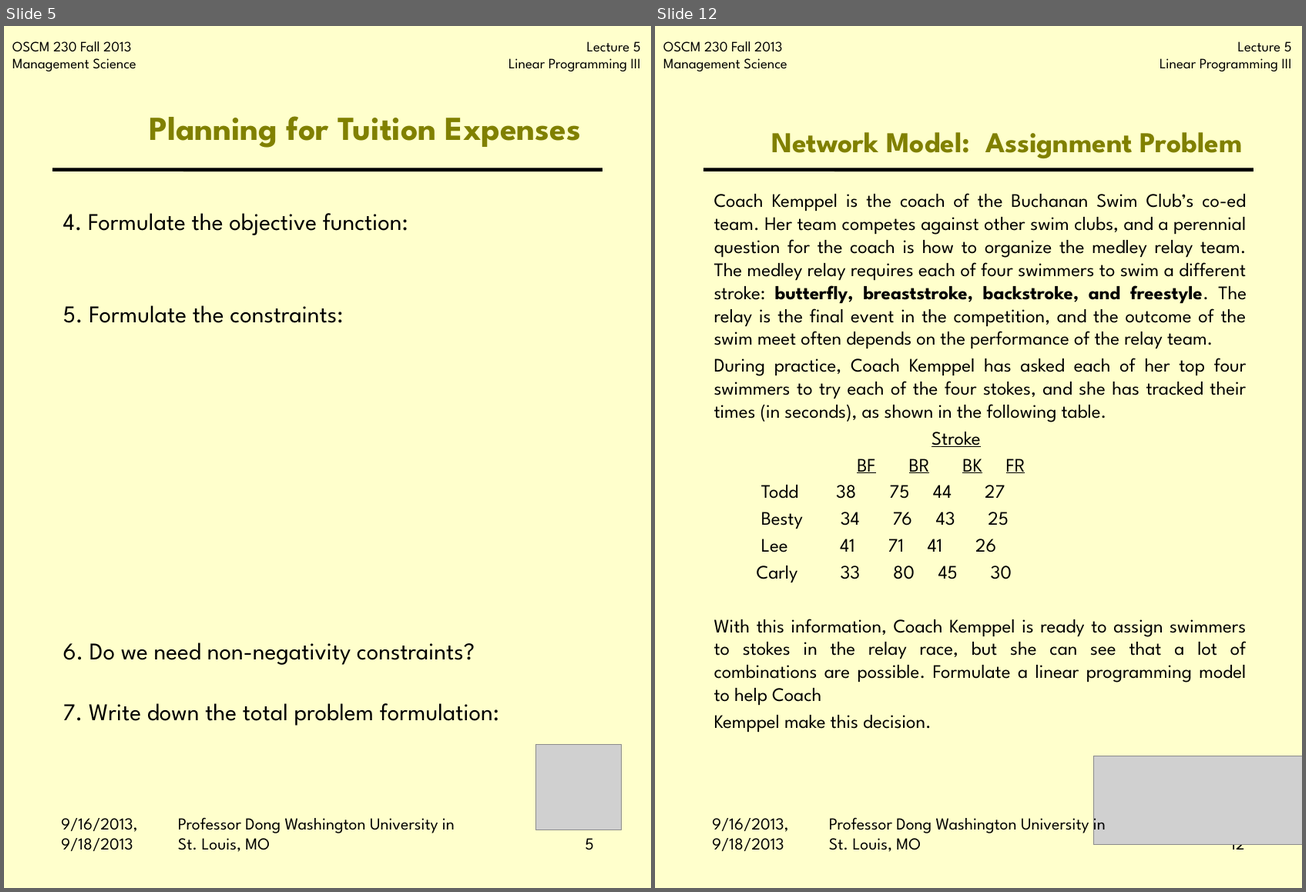
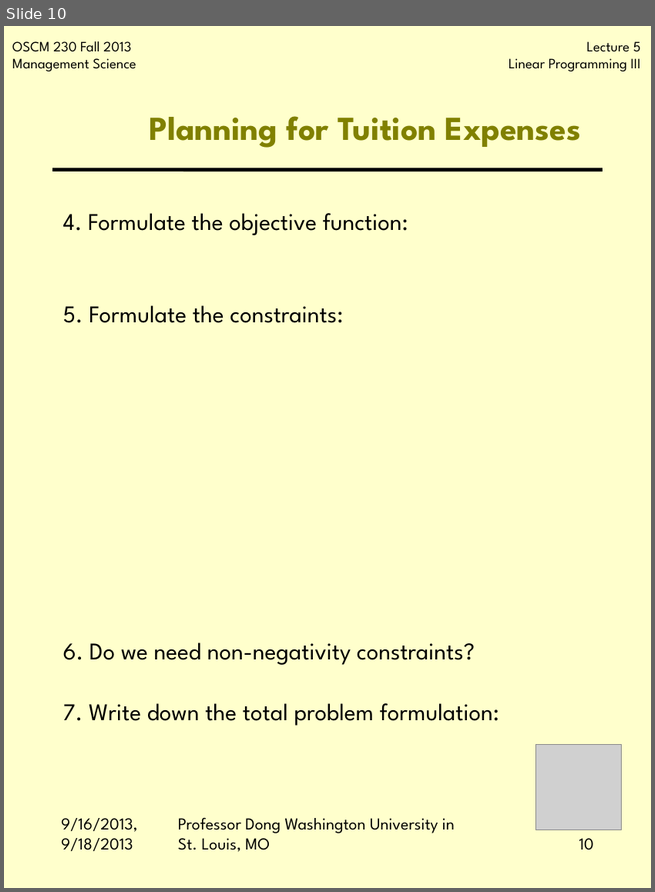
Before and after one commit to jbf232/OSCM230, a slide deck: Fall 2015/Lectures/Lecture 3 Formulations/Lecture 3 Formulations.pptx. Shown side by side, each under a label of ours: slides 5 and 12 before the commit, slide 10 after it; the slides between them are not shown. The pictures are 1306x892 and 655x892 pixels, drawn with LibreOffice and Linux fonts; fonts in the diff are those of the drawing; grey boxes stand for pictures; background and template pictures are left out. Boxes give left, top, right and bottom in pixels: in the first picture for what was removed or moved away, otherwise in the second. Text is boxed around its words. In the diff, an @@ line names an element or a change of style, - is before the commit and + after.

```diff
--- a/Fall 2015/Lectures/Lecture 3 Formulations/Lecture 3 Formulations.pptx
+++ b/Fall 2015/Lectures/Lecture 3 Formulations/Lecture 3 Formulations.pptx
@@ slide 12 removed at box(655, 26, 1302, 888), background #FFFFCC; not listed: 3 template elements that a slide beside it also shows @@
@@ title removed at box(771, 132, 1242, 158) @@
-Network Model: Assignment Problem
@@ text removed at box(714, 193, 1246, 733) @@
-Coach Kemppel is the coach of the Buchanan Swim Club’s co-ed team. Her team competes against other swim clubs, and a perennial question for the coach is how to organize the medley relay team. The medley relay requires each of four swimmers to swim a different stroke: butterfly, breaststroke, backstroke, and freestyle. The relay is the final event in the competition, and the outcome of the swim meet often depends on the performance of the relay team.
-During practice, Coach Kemppel has asked each of her top four swimmers to try each of the four stokes, and she has tracked their times (in seconds), as shown in the following table.
-Stroke
-BF BR BK FR
-Todd 38 75 44 27
-Besty 34 76 43 25
-Lee 41 71 41 26
-Carly 33 80 45 30
-With this information, Coach Kemppel is ready to assign swimmers to stokes in the relay race, but she can see that a lot of combinations are possible. Formulate a linear programming model to help Coach
-Kemppel make this decision.
@@ picture removed at box(1093, 757, 1302, 845) @@
@@ text removed at box(712, 818, 788, 851) @@
-9/16/2013, 9/18/2013
@@ text removed at box(829, 814, 1105, 852) @@
-Professor Dong Washington University in St. Louis, MO
@@ page number removed at box(1230, 845, 1244, 855) @@
-12
@@ what was slide 5 is now slide 10 @@
@@ page number at box(579, 838, 594, 851): text changed @@
-5
+10
```
Also in this commit, not shown: 5 slides changed, 1 slide added, 15 other slides removed.
